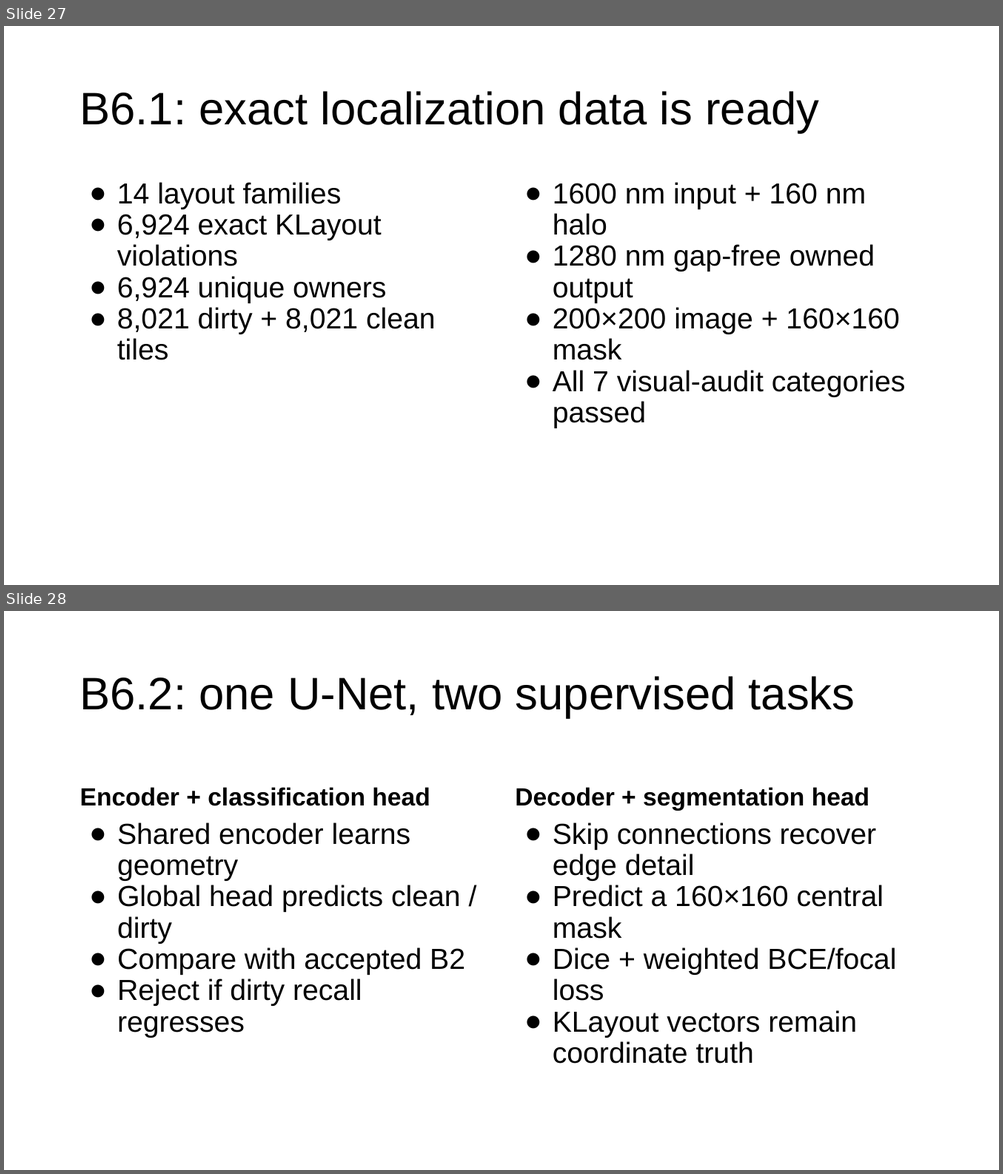
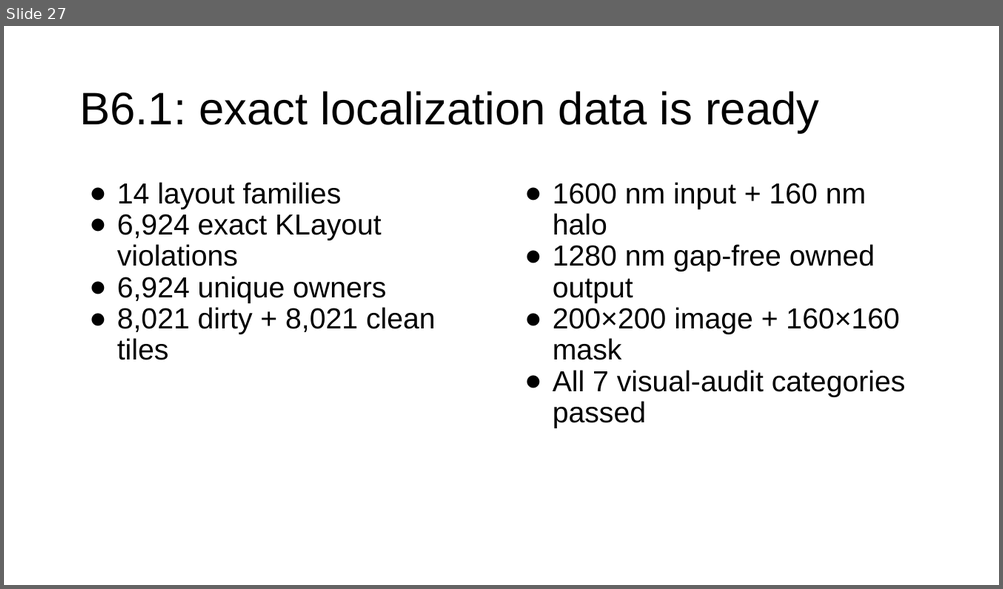
Before and after one commit to nocleo/ADVLSI2_Project_updated, a slide deck: presentation/ADVLSI2_DRC_CNN_Project_Progress.pptx. Shown one above the other, each under a label of ours: slides 27 and 28 before the commit, slide 27 after it. The pictures are 1003x1174 and 1003x589 pixels, drawn with LibreOffice and Linux fonts; fonts in the diff are those of the drawing. Boxes give left, top, right and bottom in pixels: in the first picture for what was removed or moved away, otherwise in the second. Text is boxed around its words. In the diff, an @@ line names an element or a change of style, - is before the commit and + after.

Commit message:
Record accepted B6.2 results

```diff
--- a/presentation/ADVLSI2_DRC_CNN_Project_Progress.pptx
+++ b/presentation/ADVLSI2_DRC_CNN_Project_Progress.pptx
@@ slide 28 removed at (4, 611, 999, 1170), background #FFFFFF @@
@@ title removed at (80, 676, 855, 718) @@
-B6.2: one U-Net, two supervised tasks
@@ text removed at (80, 787, 430, 806) @@
-Encoder + classification head
@@ text removed at (515, 787, 869, 811) @@
-Decoder + segmentation head
@@ text removed at (117, 823, 465, 1038) @@
-● Shared encoder learns geometry
-● Global head predicts clean / dirty
-● Compare with accepted B2
-● Reject if dirty recall regresses
@@ text removed at (552, 823, 896, 1064) @@
-● Skip connections recover edge detail
-● Predict a 160×160 central mask
-● Dice + weighted BCE/focal loss
-● KLayout vectors remain coordinate truth
```
Also in this commit, not shown: 4 slides changed, 1 slide added, 8 other files.
